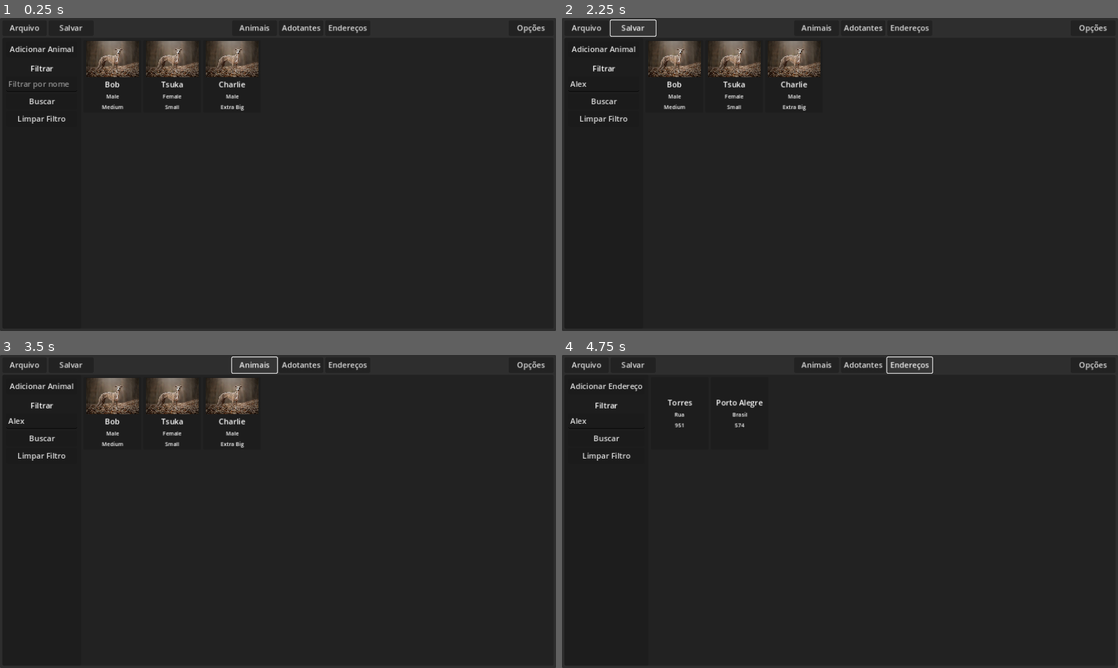
Above: before the commit, frames 1-4 (two rows, left to right).
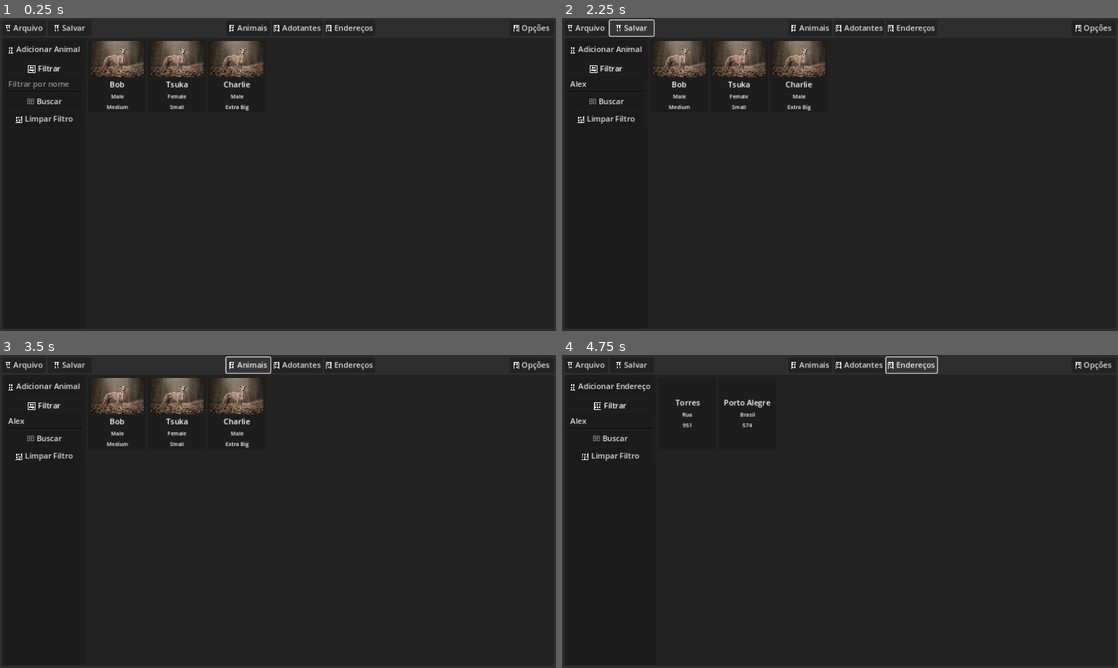
Above: after the commit, the same moments.

Repository: zMenta/GoSilas
Game: Godot game, scene res://scenes/main.tscn
Two runs of this game, one before a commit and one after it. Both use one fixed random seed, a clock stepped at 60 frames per second and the inputs below.
Inputs (mouse positions are in pixels of both pictures, inside the frame that each line leads up to):
- Up to frame 1 (0.25 s): no input
- Up to frame 2 (2.25 s): click (606, 83) at 0.52 s; type "Alex" at 0.6 s; click "Arquivo" (after the commit: " Arquivo") at 1.25 s; click "Salvar" (after the commit: " Salvar") at 2 s
- Up to frame 3 (3.5 s): click "Animais" (after the commit: " Animais") at 2.75 s
- Up to frame 4 (4.75 s): click "Adotantes" (after the commit: " Adotantes") at 3.5 s; click "Endereços" (after the commit: " Endereços") at 4.25 s

The runs differ from the first frame. In frame 1, 2.9% of the frame differs, in the area x 1-99%, y 2-34%; in frame 2, 3.0%; in frame 3, 3.0%, in the area x 1-99%, y 0-34%; in frame 4, 1.3%.

Commit message:
added icons to most of the buttons

Diff:
--- a/scenes/card_details.tscn
+++ b/scenes/card_details.tscn
@@ -56,7 +56,7 @@
 layout_mode = 2
 size_flags_horizontal = 4
 size_flags_vertical = 4
-text = "Upload Image"
+text = " Carregar Imagem"
 
 [node name="ScrollContainer" type="ScrollContainer" parent="MarginContainer/MarginContainer/VBoxContainer"]
 layout_mode = 2
@@ -348,7 +348,7 @@
 
 [node name="Label" type="Label" parent="MarginContainer/MarginContainer/VBoxContainer/ScrollContainer/VBoxContainer/Adopters"]
 layout_mode = 2
-text = "Adotante"
+text = " Adotante"
 
 [node name="AdopterContainer" type="VBoxContainer" parent="MarginContainer/MarginContainer/VBoxContainer/ScrollContainer/VBoxContainer/Adopters"]
 unique_name_in_owner = true
@@ -364,7 +364,7 @@
 
 [node name="Label" type="Label" parent="MarginContainer/MarginContainer/VBoxContainer/ScrollContainer/VBoxContainer/Addresses"]
 layout_mode = 2
-text = "Endereço"
+text = "  Endereço"
 
 [node name="AddressContainer" type="VBoxContainer" parent="MarginContainer/MarginContainer/VBoxContainer/ScrollContainer/VBoxContainer/Addresses"]
 unique_name_in_owner = true
@@ -375,18 +375,18 @@
 unique_name_in_owner = true
 visible = false
 layout_mode = 2
-text = "Salvar"
+text = " Salvar"
 
 [node name="CancelButton" type="Button" parent="MarginContainer/MarginContainer/VBoxContainer"]
 unique_name_in_owner = true
 visible = false
 layout_mode = 2
-text = "Cancelar"
+text = "󰜺 Cancelar"
 
 [node name="EditButton" type="Button" parent="MarginContainer/MarginContainer/VBoxContainer"]
 unique_name_in_owner = true
 layout_mode = 2
-text = "Editar
+text = " Editar
 "
 
 [node name="HBoxContainer" type="HBoxContainer" parent="MarginContainer/MarginContainer/VBoxContainer"]
@@ -397,12 +397,12 @@
 visible = false
 layout_mode = 2
 size_flags_horizontal = 3
-text = "Deletar"
+text = " Deletar"
 
 [node name="CloseButton" type="Button" parent="MarginContainer/MarginContainer/VBoxContainer/HBoxContainer"]
 layout_mode = 2
 size_flags_horizontal = 3
-text = "Fechar"
+text = "󰅚 Fechar"
 
 [connection signal="pressed" from="MarginContainer/MarginContainer/VBoxContainer/EditImageButton" to="." method="_on_edit_image_button_pressed"]
 [connection signal="pressed" from="MarginContainer/MarginContainer/VBoxContainer/SaveButton" to="." method="_on_save_button_pressed"]
--- a/scenes/card_details_adopter.tscn
+++ b/scenes/card_details_adopter.tscn
@@ -191,18 +191,18 @@
 unique_name_in_owner = true
 visible = false
 layout_mode = 2
-text = "Save"
+text = " Salvar"
 
 [node name="CancelButton" type="Button" parent="MarginContainer/MarginContainer/VBoxContainer"]
 unique_name_in_owner = true
 visible = false
 layout_mode = 2
-text = "Cancel"
+text = "󰜺  Cancel"
 
 [node name="EditButton" type="Button" parent="MarginContainer/MarginContainer/VBoxContainer"]
 unique_name_in_owner = true
 layout_mode = 2
-text = "Editar"
+text = "  Editar"
 
 [node name="HBoxContainer" type="HBoxContainer" parent="MarginContainer/MarginContainer/VBoxContainer"]
 layout_mode = 2
@@ -212,12 +212,12 @@
 visible = false
 layout_mode = 2
 size_flags_horizontal = 3
-text = "Deletar"
+text = " Deletar"
 
 [node name="CloseButton" type="Button" parent="MarginContainer/MarginContainer/VBoxContainer/HBoxContainer"]
 layout_mode = 2
 size_flags_horizontal = 3
-text = "Fechar"
+text = "󰅚 Fechar"
 
 [connection signal="pressed" from="MarginContainer/MarginContainer/VBoxContainer/EditImageButton" to="." method="_on_edit_image_button_pressed"]
 [connection signal="pressed" from="MarginContainer/MarginContainer/VBoxContainer/SaveButton" to="." method="_on_save_button_pressed"]
--- a/scenes/card_details_adress.tscn
+++ b/scenes/card_details_adress.tscn
@@ -231,18 +231,18 @@
 unique_name_in_owner = true
 visible = false
 layout_mode = 2
-text = "Save"
+text = " Salvar"
 
 [node name="CancelButton" type="Button" parent="MarginContainer/MarginContainer/VBoxContainer"]
 unique_name_in_owner = true
 visible = false
 layout_mode = 2
-text = "Cancel"
+text = "󰜺  Cancel"
 
 [node name="EditButton" type="Button" parent="MarginContainer/MarginContainer/VBoxContainer"]
 unique_name_in_owner = true
 layout_mode = 2
-text = "Editar"
+text = " Editar"
 
 [node name="HBoxContainer" type="HBoxContainer" parent="MarginContainer/MarginContainer/VBoxContainer"]
 layout_mode = 2
@@ -252,12 +252,12 @@
 visible = false
 layout_mode = 2
 size_flags_horizontal = 3
-text = "Deletar"
+text = " Deletar"
 
 [node name="CloseButton" type="Button" parent="MarginContainer/MarginContainer/VBoxContainer/HBoxContainer"]
 layout_mode = 2
 size_flags_horizontal = 3
-text = "Fechar"
+text = "󰅚 Fechar"
 
 [connection signal="pressed" from="MarginContainer/MarginContainer/VBoxContainer/EditImageButton" to="." method="_on_edit_image_button_pressed"]
 [connection signal="pressed" from="MarginContainer/MarginContainer/VBoxContainer/SaveButton" to="." method="_on_save_button_pressed"]
--- a/scenes/entity_picker_card.tscn
+++ b/scenes/entity_picker_card.tscn
@@ -22,7 +22,7 @@
 [node name="ButtonInsert" type="Button" parent="MarginContainer/HBoxContainer"]
 unique_name_in_owner = true
 layout_mode = 2
-text = "<--"
+text = ""
 
 [node name="EntityLine" parent="MarginContainer/HBoxContainer" instance=ExtResource("1_20r1c")]
 unique_name_in_owner = true
@@ -33,7 +33,7 @@
 visible = false
 layout_mode = 2
 size_flags_horizontal = 10
-text = "-->"
+text = ""
 
 [connection signal="pressed" from="MarginContainer/HBoxContainer/ButtonInsert" to="." method="_on_button_insert_pressed"]
 [connection signal="pressed" from="MarginContainer/HBoxContainer/ButtonRemove" to="." method="_on_button_remove_pressed"]
--- a/scenes/main.tscn
+++ b/scenes/main.tscn
@@ -33,12 +33,12 @@
 [node name="Button" type="Button" parent="MarginContainer/VBoxContainer/Header"]
 layout_mode = 2
 size_flags_horizontal = 3
-text = "Arquivo"
+text = " Arquivo"
 
 [node name="Button2" type="Button" parent="MarginContainer/VBoxContainer/Header"]
 layout_mode = 2
 size_flags_horizontal = 3
-text = "Salvar"
+text = " Salvar"
 
 [node name="Spacer" type="Control" parent="MarginContainer/VBoxContainer/Header"]
 layout_mode = 2
@@ -48,17 +48,17 @@
 [node name="AnimalButton" type="Button" parent="MarginContainer/VBoxContainer/Header"]
 layout_mode = 2
 size_flags_horizontal = 3
-text = "Animais"
+text = " Animais"
 
 [node name="AdopterButton" type="Button" parent="MarginContainer/VBoxContainer/Header"]
 layout_mode = 2
 size_flags_horizontal = 3
-text = "Adotantes"
+text = " Adotantes"
 
 [node name="AddressButton" type="Button" parent="MarginContainer/VBoxContainer/Header"]
 layout_mode = 2
 size_flags_horizontal = 3
-text = "Endereços"
+text = " Endereços"
 
 [node name="Spacer2" type="Control" parent="MarginContainer/VBoxContainer/Header"]
 layout_mode = 2
@@ -68,7 +68,7 @@
 [node name="Button5" type="Button" parent="MarginContainer/VBoxContainer/Header"]
 layout_mode = 2
 size_flags_horizontal = 3
-text = "Opções"
+text = " Opções"
 
 [node name="PanelContainer" type="PanelContainer" parent="MarginContainer/VBoxContainer"]
 layout_mode = 2
@@ -102,26 +102,26 @@
 [node name="AddAnimal" type="Button" parent="MarginContainer/VBoxContainer/PanelContainer/MainSplitContainer/CardContainer/RightContainer/MarginContainer/VBoxContainer"]
 unique_name_in_owner = true
 layout_mode = 2
-text = "Adicionar Animal"
+text = " Adicionar Animal"
 
 [node name="AddAdopter" type="Button" parent="MarginContainer/VBoxContainer/PanelContainer/MainSplitContainer/CardContainer/RightContainer/MarginContainer/VBoxContainer"]
 unique_name_in_owner = true
 visible = false
 layout_mode = 2
-text = "Adicionar Adotante"
+text = " Adicionar Adotante"
 
 [node name="AddAddress" type="Button" parent="MarginContainer/VBoxContainer/PanelContainer/MainSplitContainer/CardContainer/RightContainer/MarginContainer/VBoxContainer"]
 unique_name_in_owner = true
 visible = false
 layout_mode = 2
-text = "Adicionar Endereço"
+text = " Adicionar Endereço"
 
 [node name="HSeparator" type="HSeparator" parent="MarginContainer/VBoxContainer/PanelContainer/MainSplitContainer/CardContainer/RightContainer/MarginContainer/VBoxContainer"]
 layout_mode = 2
 
 [node name="Label" type="Label" parent="MarginContainer/VBoxContainer/PanelContainer/MainSplitContainer/CardContainer/RightContainer/MarginContainer/VBoxContainer"]
 layout_mode = 2
-text = "Filtrar"
+text = "󰈲 Filtrar"
 horizontal_alignment = 1
 
 [node name="FilterLineEdit" type="LineEdit" parent="MarginContainer/VBoxContainer/PanelContainer/MainSplitContainer/CardContainer/RightContainer/MarginContainer/VBoxContainer"]
@@ -132,12 +132,12 @@
 [node name="FilterButton" type="Button" parent="MarginContainer/VBoxContainer/PanelContainer/MainSplitContainer/CardContainer/RightContainer/MarginContainer/VBoxContainer"]
 layout_mode = 2
 size_flags_horizontal = 3
-text = "Buscar"
+text = " Buscar"
 
 [node name="FilterClearButton" type="Button" parent="MarginContainer/VBoxContainer/PanelContainer/MainSplitContainer/CardContainer/RightContainer/MarginContainer/VBoxContainer"]
 layout_mode = 2
 size_flags_horizontal = 3
-text = "Limpar Filtro
+text = "󱓯 Limpar Filtro
 "
 
 [node name="MainWindow" type="ScrollContainer" parent="MarginContainer/VBoxContainer/PanelContainer/MainSplitContainer/CardContainer"]
Not shown: 1 places in scenes/card.tscn that only renumber resources
Not shown: 1 places in scenes/card_details.tscn that only renumber resources
